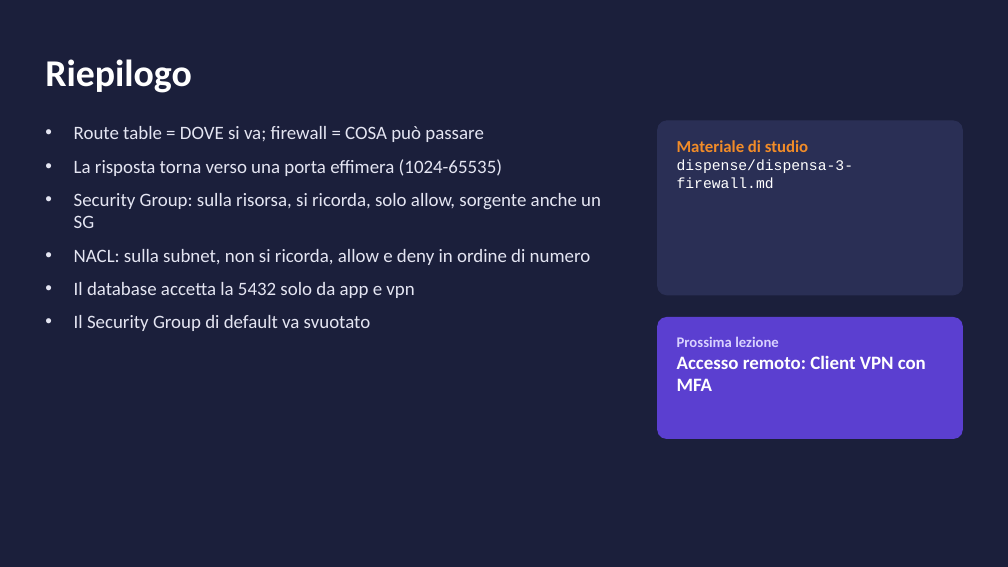
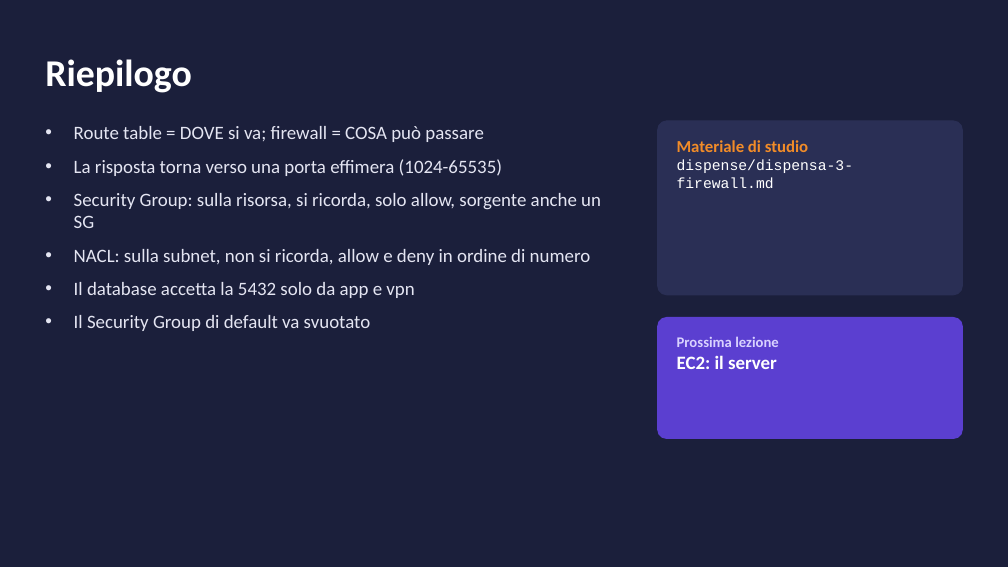
Before and after one commit to cereZ23/aws, a slide deck: slide 24 of slide/slide-3-firewall.pptx. Drawn at 1008x567 pixels with LibreOffice and Linux fonts; fonts in the diff are those of the drawing. Boxes give left, top, right and bottom in pixels: in the first picture for what was removed or moved away, otherwise in the second. Text is boxed around its words. In the diff, an @@ line names an element or a change of style, - is before the commit and + after.

Commit message:
Lezioni 4 (EC2) e 5 (Tailscale) al posto della Client VPN; riferimenti aggiornati

```diff
--- a/slide/slide-3-firewall.pptx
+++ b/slide/slide-3-firewall.pptx
@@ text at [677, 355, 777, 369]: text changed @@
-Accesso remoto: Client VPN con MFA
+EC2: il server
```
Also in this commit, not shown: 3 other slides changed, 12 other files.
